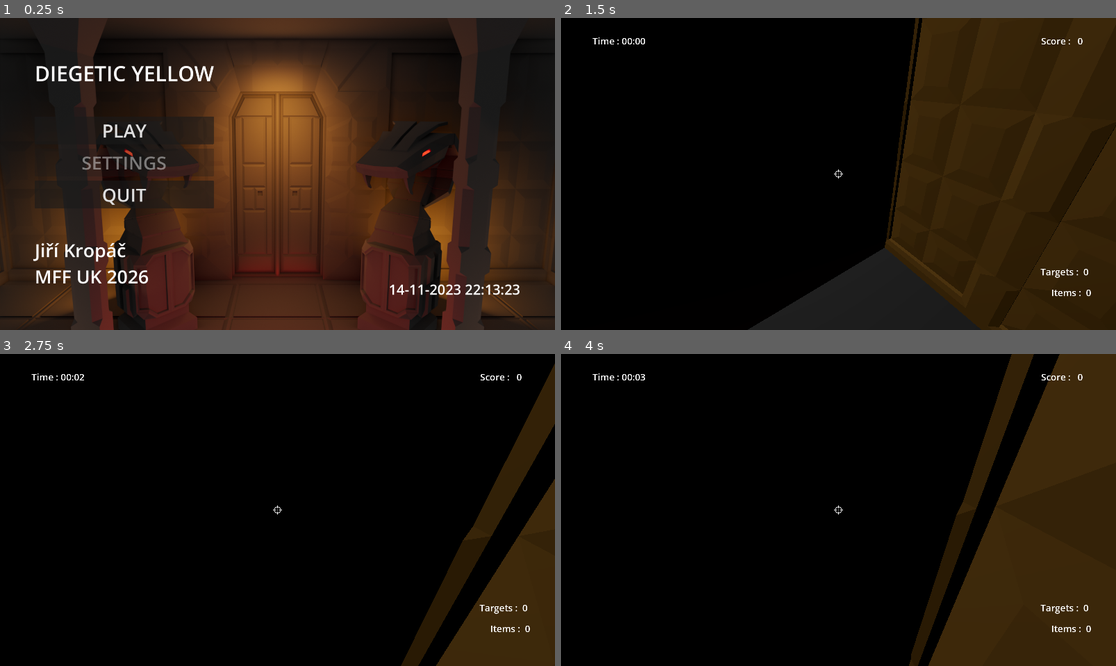
Above: before the commit, frames 1-4 (two rows, left to right).
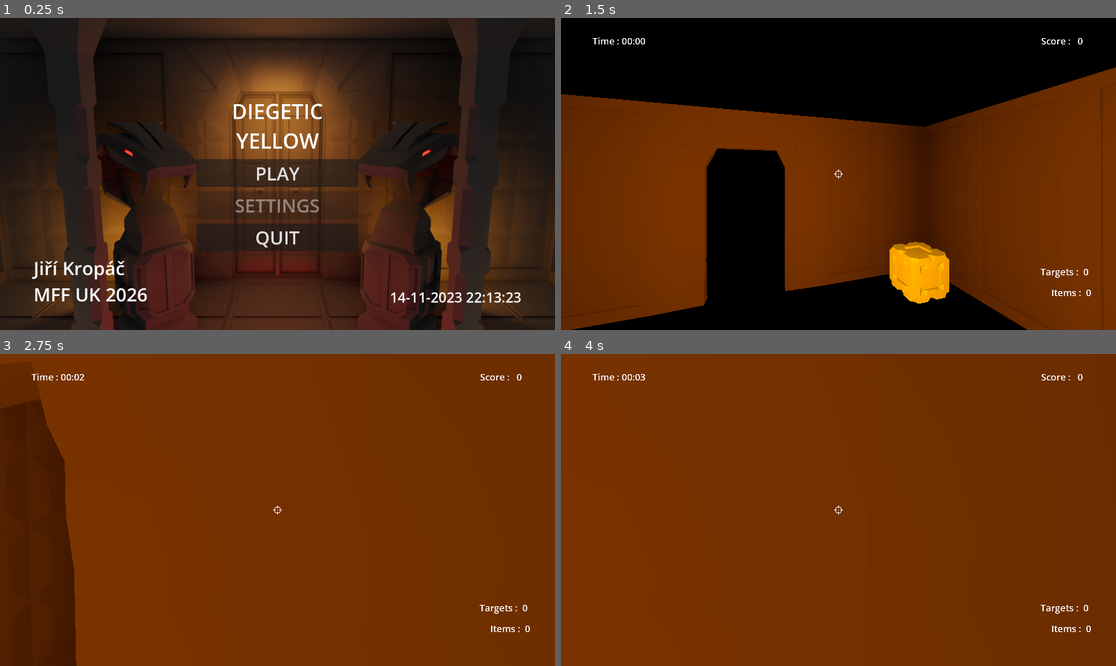
Above: after the commit, the same moments.

Repository: Vojguard/Diegetic-Yellow
Game: Godot game, scene res://UI/main_menu.tscn
Same seed, same stepped clock (60 frames per second), same inputs: the game is played once before the commit and once after it.
Inputs (mouse positions are in pixels of both pictures, inside the frame that each line leads up to):
- Up to frame 1 (0.25 s): no input
- Up to frame 2 (1.5 s): click "PLAY" at 0.5 s; tap Enter at 1.25 s; move the mouse to (866, 174) at 1.27 s; hold W (forward) from 1.28 s (still down); right-click (866, 174) at 1.35 s
- Up to frame 3 (2.75 s): keep holding W (forward); tap Space (jump) at 1.52, 2.27 s; move the mouse to (249, 510) at 2.02 s; tap E (interact) at 2.1 s
- Up to frame 4 (4 s): keep holding W (forward); move the mouse to (849, 503) at 2.77 s; click (849, 503) at 2.85 s; tap Space (jump) at 3.5, 3.77 s; move the mouse to (832, 516) at 3.52 s; right-click (832, 516) at 3.6 s

The runs differ from the first frame. In frame 1, 10% of the frame differs, in the area x 5-94%, y 15-92%; in frame 2, 69%; in frame 3, 100%, in the area x 0-100%, y 0-100%; in frame 4, 100%.

Commit message:
icon and menu update

Diff:
--- a/UI/main_menu.gd
+++ b/UI/main_menu.gd
@@ -12,7 +12,7 @@
 	date_time = Time.get_datetime_dict_from_system()
 	LogWriter.open_log_file(date_time)
 	LogWriter.print_header_to_log(date_time, LogWriter.EVENT_TAG.NG)
-	get_tree().change_scene_to_file(Globals.SCENES.ARENA)
+	get_tree().change_scene_to_file(Globals.SCENES.LEVEL_ONE)
 
 func _on_quit_pressed() -> void:
 	LogWriter.close_log_file()
--- a/UI/main_menu.tscn
+++ b/UI/main_menu.tscn
@@ -2,7 +2,6 @@
 
 [ext_resource type="Script" uid="uid://d2qtfrbhsxi11" path="res://UI/main_menu.gd" id="1_tk8dj"]
 [ext_resource type="Texture2D" uid="uid://dr71664dx501s" path="res://UI/menu_bg_3.png" id="2_d8nwk"]
-[ext_resource type="Texture2D" uid="uid://dikg0rrwpq6et" path="res://game_icon.png" id="2_tk8dj"]
 
 [node name="CanvasLayer" type="CanvasLayer" unique_id=411992664]
 script = ExtResource("1_tk8dj")
@@ -27,36 +26,10 @@
 layout_mode = 2
 
 [node name="VBoxContainer" type="VBoxContainer" parent="MarginContainer/HBoxContainer" unique_id=1435237997]
-custom_minimum_size = Vector2(100, 0)
+custom_minimum_size = Vector2(560, 0)
 layout_mode = 2
 theme_override_constants/separation = 100
-alignment = 1
-
-[node name="Label" type="Label" parent="MarginContainer/HBoxContainer/VBoxContainer" unique_id=1602641987]
-layout_mode = 2
-theme_override_font_sizes/font_size = 72
-text = "DIEGETIC YELLOW"
-
-[node name="VBoxContainer" type="VBoxContainer" parent="MarginContainer/HBoxContainer/VBoxContainer" unique_id=1543833007]
-layout_mode = 2
-theme_override_constants/separation = 15
-alignment = 1
-
-[node name="Play" type="Button" parent="MarginContainer/HBoxContainer/VBoxContainer/VBoxContainer" unique_id=54725680]
-layout_mode = 2
-theme_override_font_sizes/font_size = 64
-text = "PLAY"
-
-[node name="Settings" type="Button" parent="MarginContainer/HBoxContainer/VBoxContainer/VBoxContainer" unique_id=2055869274]
-layout_mode = 2
-theme_override_font_sizes/font_size = 64
-disabled = true
-text = "SETTINGS"
-
-[node name="Quit" type="Button" parent="MarginContainer/HBoxContainer/VBoxContainer/VBoxContainer" unique_id=964333689]
-layout_mode = 2
-theme_override_font_sizes/font_size = 64
-text = "QUIT"
+alignment = 2
 
 [node name="Label2" type="Label" parent="MarginContainer/HBoxContainer/VBoxContainer" unique_id=1472233758]
 layout_mode = 2
@@ -64,20 +37,41 @@
 text = "Jiří Kropáč
 MFF UK 2026"
 
+[node name="VBoxContainer3" type="VBoxContainer" parent="MarginContainer/HBoxContainer" unique_id=1543833007]
+custom_minimum_size = Vector2(560, 0)
+layout_mode = 2
+theme_override_constants/separation = 15
+alignment = 1
+
+[node name="Label" type="Label" parent="MarginContainer/HBoxContainer/VBoxContainer3" unique_id=1602641987]
+layout_mode = 2
+theme_override_font_sizes/font_size = 72
+text = "DIEGETIC
+YELLOW"
+horizontal_alignment = 1
+
+[node name="Play" type="Button" parent="MarginContainer/HBoxContainer/VBoxContainer3" unique_id=54725680]
+layout_mode = 2
+theme_override_font_sizes/font_size = 64
+text = "PLAY"
+
+[node name="Settings" type="Button" parent="MarginContainer/HBoxContainer/VBoxContainer3" unique_id=2055869274]
+layout_mode = 2
+theme_override_font_sizes/font_size = 64
+disabled = true
+text = "SETTINGS"
+
+[node name="Quit" type="Button" parent="MarginContainer/HBoxContainer/VBoxContainer3" unique_id=964333689]
+layout_mode = 2
+theme_override_font_sizes/font_size = 64
+text = "QUIT"
+
 [node name="VBoxContainer2" type="VBoxContainer" parent="MarginContainer/HBoxContainer" unique_id=258336128]
+custom_minimum_size = Vector2(560, 0)
 layout_mode = 2
 size_flags_horizontal = 3
 theme_override_constants/separation = 800
-alignment = 1
-
-[node name="CenterContainer" type="CenterContainer" parent="MarginContainer/HBoxContainer/VBoxContainer2" unique_id=1146166223]
-layout_mode = 2
-size_flags_horizontal = 3
-
-[node name="TextureRect" type="TextureRect" parent="MarginContainer/HBoxContainer/VBoxContainer2/CenterContainer" unique_id=1055870047]
-visible = false
-layout_mode = 2
-texture = ExtResource("2_tk8dj")
+alignment = 2
 
 [node name="DateTime" type="Label" parent="MarginContainer/HBoxContainer/VBoxContainer2" unique_id=1911449973]
 layout_mode = 2
@@ -86,5 +80,5 @@
 horizontal_alignment = 2
 vertical_alignment = 1
 
-[connection signal="pressed" from="MarginContainer/HBoxContainer/VBoxContainer/VBoxContainer/Play" to="." method="_on_play_pressed"]
-[connection signal="pressed" from="MarginContainer/HBoxContainer/VBoxContainer/VBoxContainer/Quit" to="." method="_on_quit_pressed"]
+[connection signal="pressed" from="MarginContainer/HBoxContainer/VBoxContainer3/Play" to="." method="_on_play_pressed"]
+[connection signal="pressed" from="MarginContainer/HBoxContainer/VBoxContainer3/Quit" to="." method="_on_quit_pressed"]
Binary file changed: icon_bg_3.png
